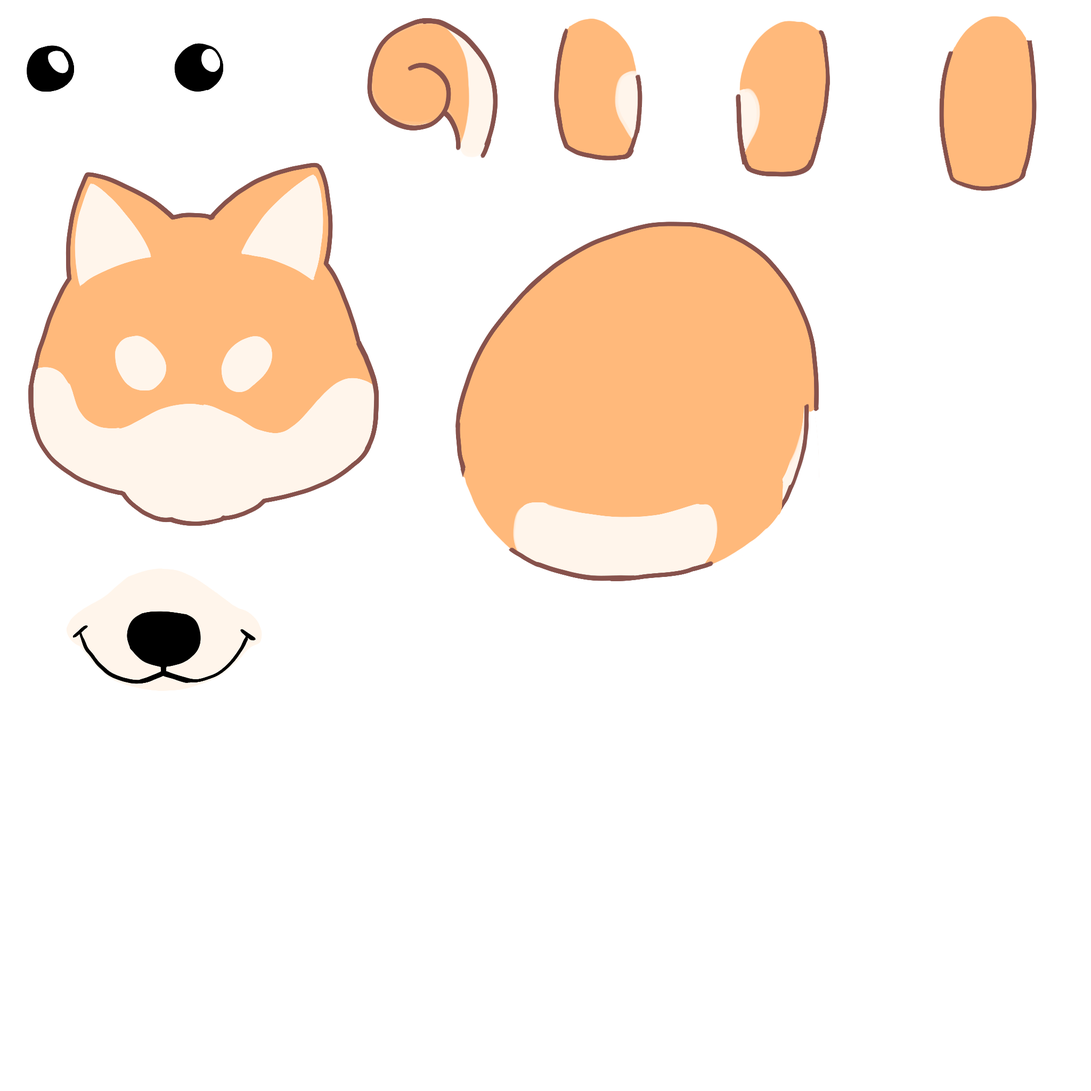
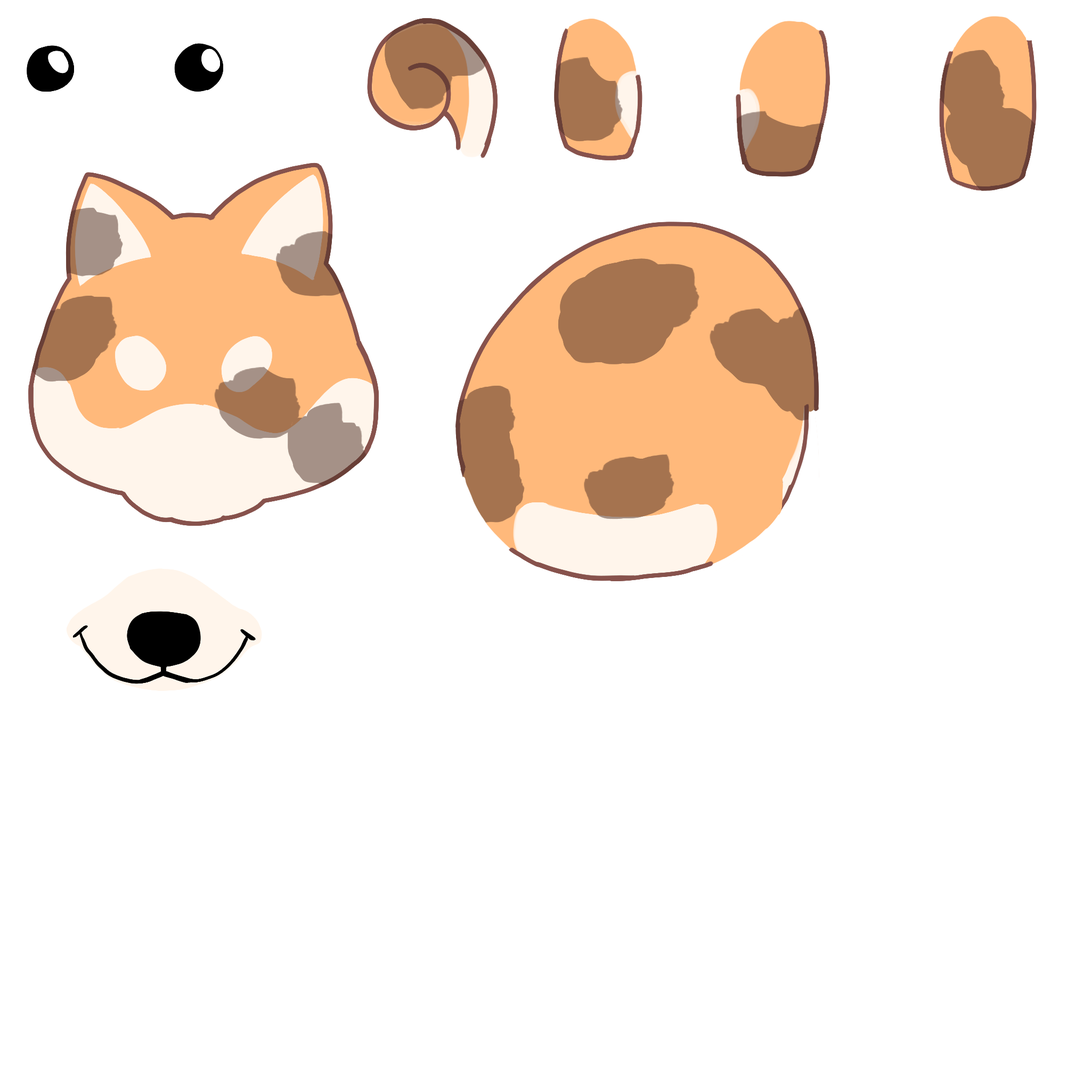
Two versions of the same layered image (1091 x 1091). Layer-by-layer changes:
removed group "smell down" (1st of 2) (20 layers) over left=31, top=18, right=1037, bottom=523
renamed "Layer 22" to "Layer 1", opacity 100% → 50%, moved it out of group "smell down", painted on it over left=31, top=18, right=1037, bottom=523
removed layer "leg f r" from group "smell down" over left=554, top=57, right=624, bottom=142
removed layer "leg f l" from group "smell down" over left=736, top=110, right=825, bottom=177
removed layer "leg back" from group "smell down" over left=940, top=49, right=1037, bottom=192
removed layer "body" from group "smell down" over left=455, top=258, right=820, bottom=523
removed layer "Layer 23 copy 2" from group "smell down" over left=31, top=207, right=367, bottom=487
showed "smell down", opacity 20% → 100%, moved it out of group "smell down", painted on it over left=31, top=18, right=1037, bottom=523
